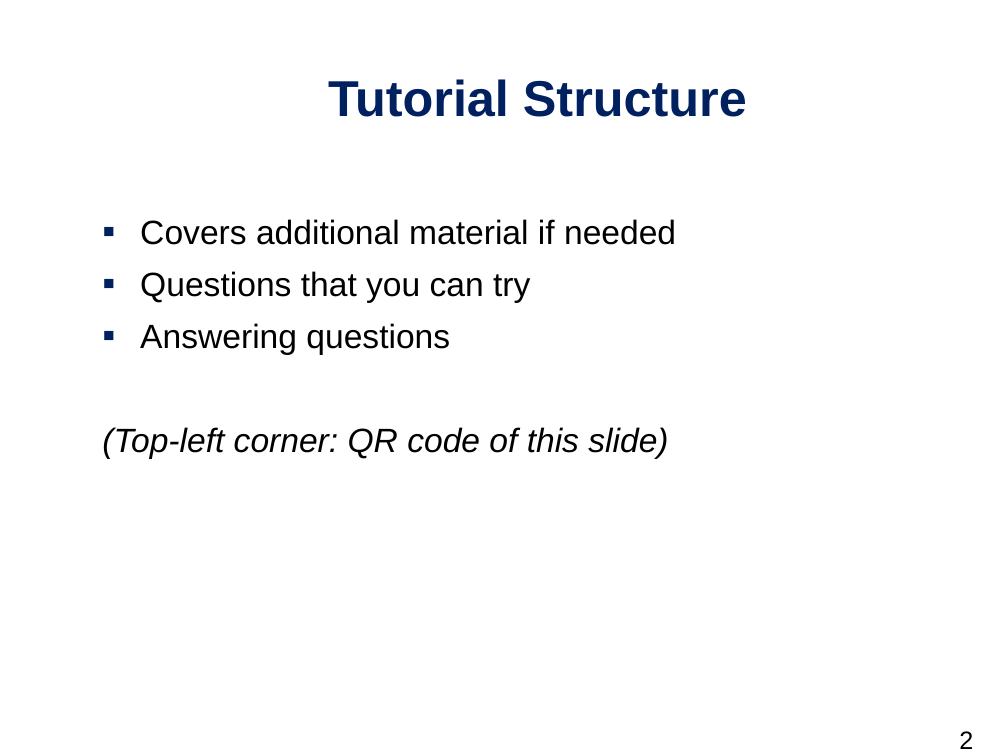
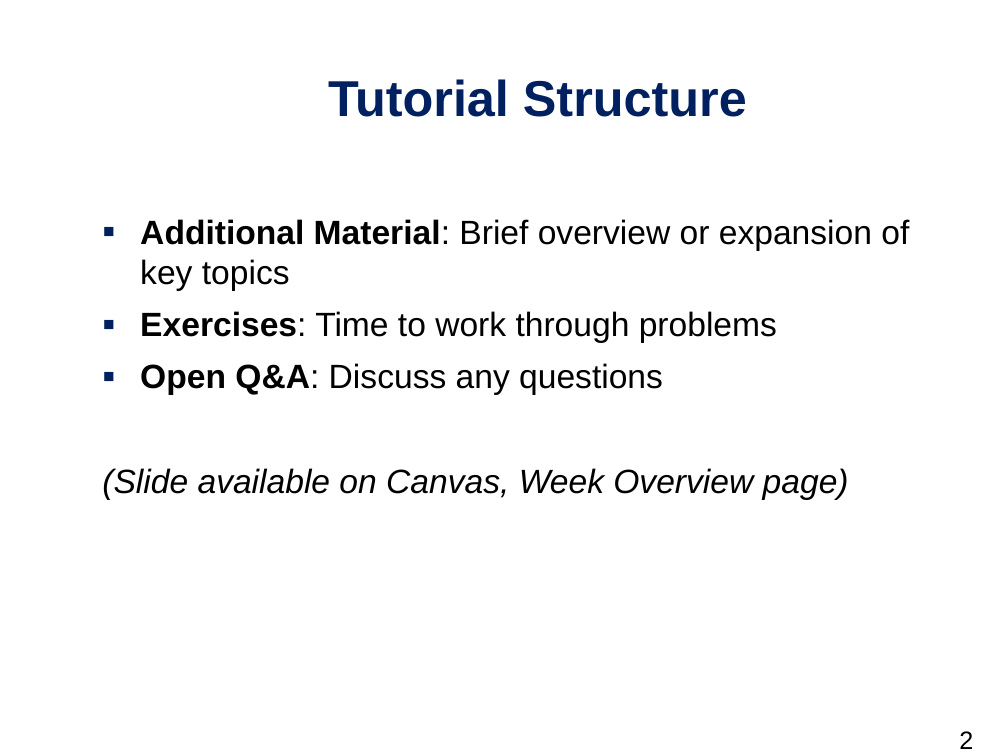
Before and after one commit to daichou03/DBS-slide-tut-25, a slide deck: slide 2 of week_1/week_1.pptx. Drawn at 1008x756 pixels with LibreOffice and Linux fonts; fonts in the diff are those of the drawing; background and template pictures are left out. Boxes give left, top, right and bottom in pixels: in the first picture for what was removed or moved away, otherwise in the second. Text is boxed around its words. In the diff, an @@ line names an element or a change of style, - is before the commit and + after.

```diff
--- a/week_1/week_1.pptx
+++ b/week_1/week_1.pptx
@@ text at [102,219,909,500]: text changed @@
-▪ Covers additional material if needed
-▪ Questions that you can try
-▪ Answering questions
-(Top-left corner: QR code of this slide)
+▪ Additional Material: Brief overview or expansion of key topics
+▪ Exercises: Time to work through problems
+▪ Open Q&A: Discuss any questions
+(Slide available on Canvas, Week Overview page)
```
Also in this commit, not shown: 5 other slides changed, 5 slides removed.
